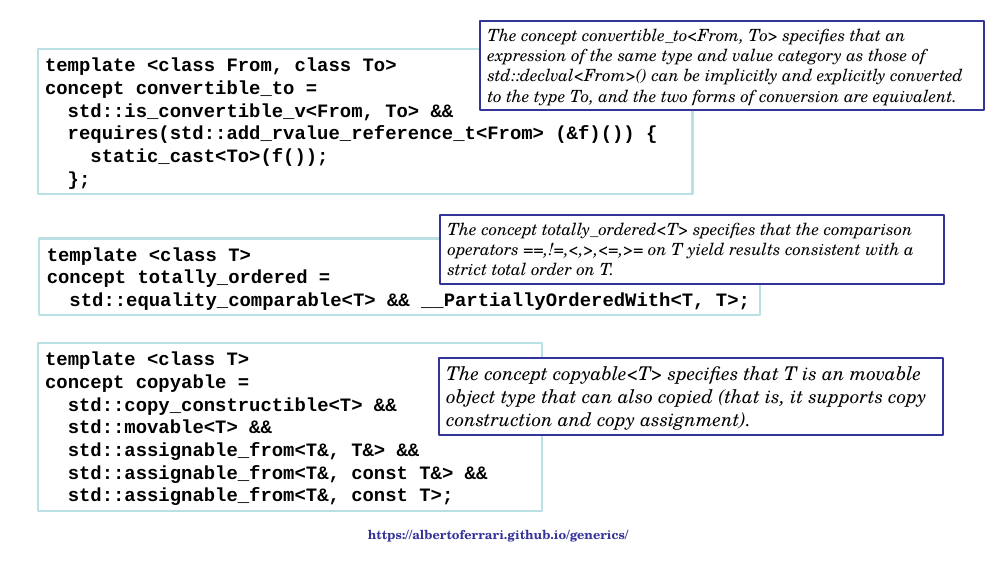
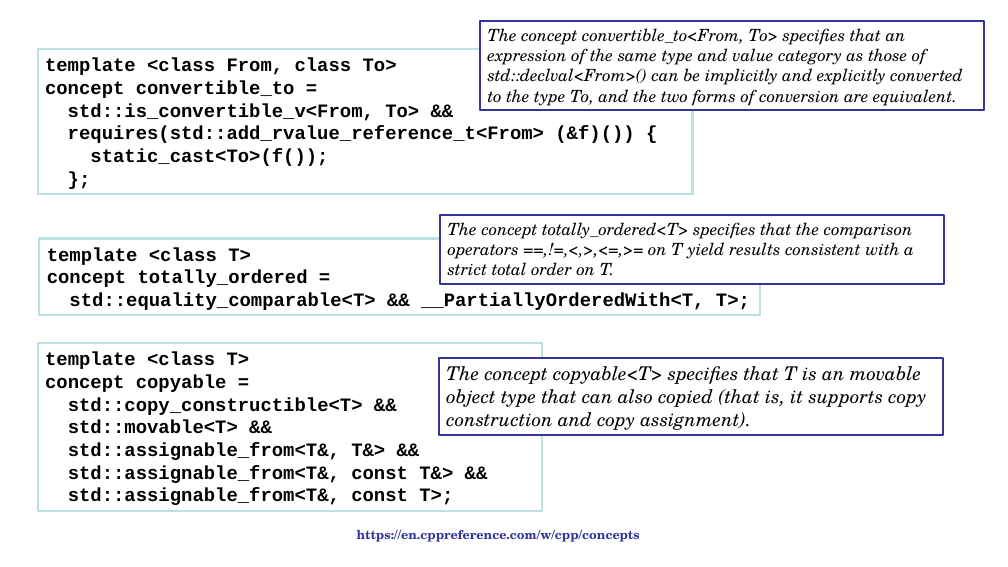
Before and after one commit to albertoferrari/generics, a slide deck: slide 45 of cpp_generic_programming.pptx. Drawn at 1008x567 pixels with LibreOffice and Linux fonts; fonts in the diff are those of the drawing. Boxes give left, top, right and bottom in pixels: in the first picture for what was removed or moved away, otherwise in the second. Text is boxed around its words. In the diff, an @@ line names an element or a change of style, - is before the commit and + after.

```diff
--- a/cpp_generic_programming.pptx
+++ b/cpp_generic_programming.pptx
@@ text at (x1=357, y1=529, x2=640, y2=542): text changed @@
-https://albertoferrari.github.io/generics/
+https://en.cppreference.com/w/cpp/concepts
```
Also in this commit, not shown: 1 other slide changed, 1 slide added, 1 other file.
